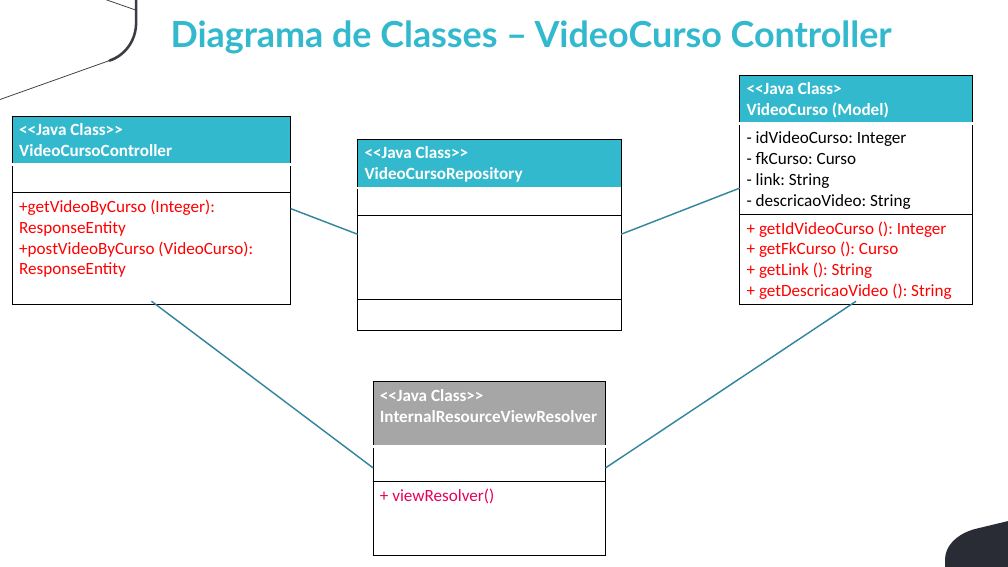
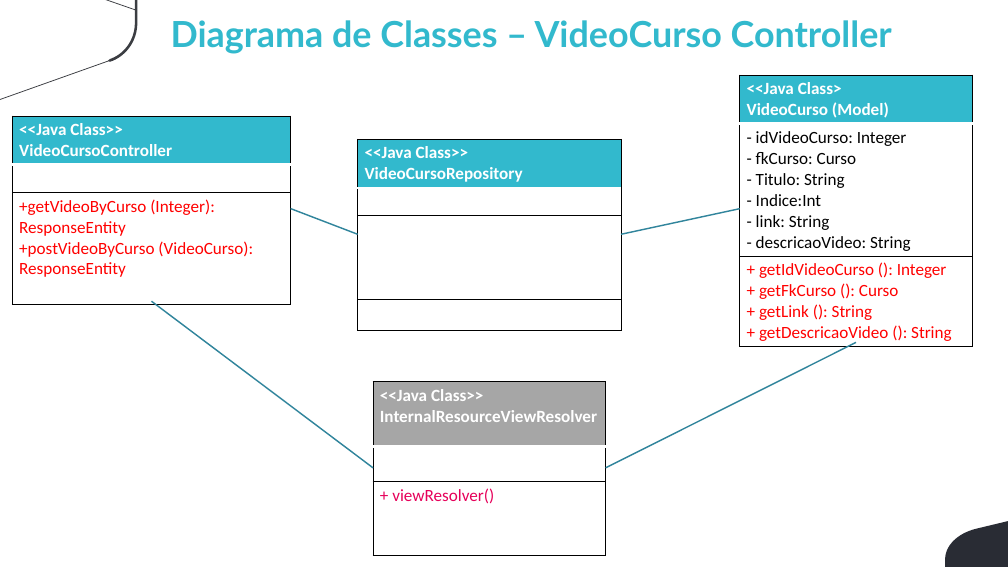
Before and after one commit to winicius-silva/viden-grupo-4-3adsb, a slide deck: slide 11 of Documentação/Engenharia de Sofware - Arq Componentes.pptx. Drawn at 1008x567 pixels with LibreOffice and Linux fonts; fonts in the diff are those of the drawing; background and template pictures are left out. Boxes give left, top, right and bottom in pixels: in the first picture for what was removed or moved away, otherwise in the second. Text is boxed around its words. In the diff, an @@ line names an element or a change of style, - is before the commit and + after.

```diff
--- a/Documentação/Engenharia de Sofware - Arq Componentes.pptx
+++ b/Documentação/Engenharia de Sofware - Arq Componentes.pptx
@@ table at <box>740,75,972,347</box> @@
-row 2, column 1: - idVideoCurso: Integer / - fkCurso: Curso / - link: String / - descricaoVideo: String
+row 2, column 1: - idVideoCurso: Integer / - fkCurso: Curso / - Titulo: String / - Indice:Int / - link: String / - descricaoVideo: String
@@ line moved from (621, 235) - (740, 188) to (621, 235) - (740, 208) @@
@@ line moved from (605, 468) - (856, 301) to (605, 468) - (856, 342) @@
```
Also in this commit, not shown: 2 other slides changed, 2 other files.
